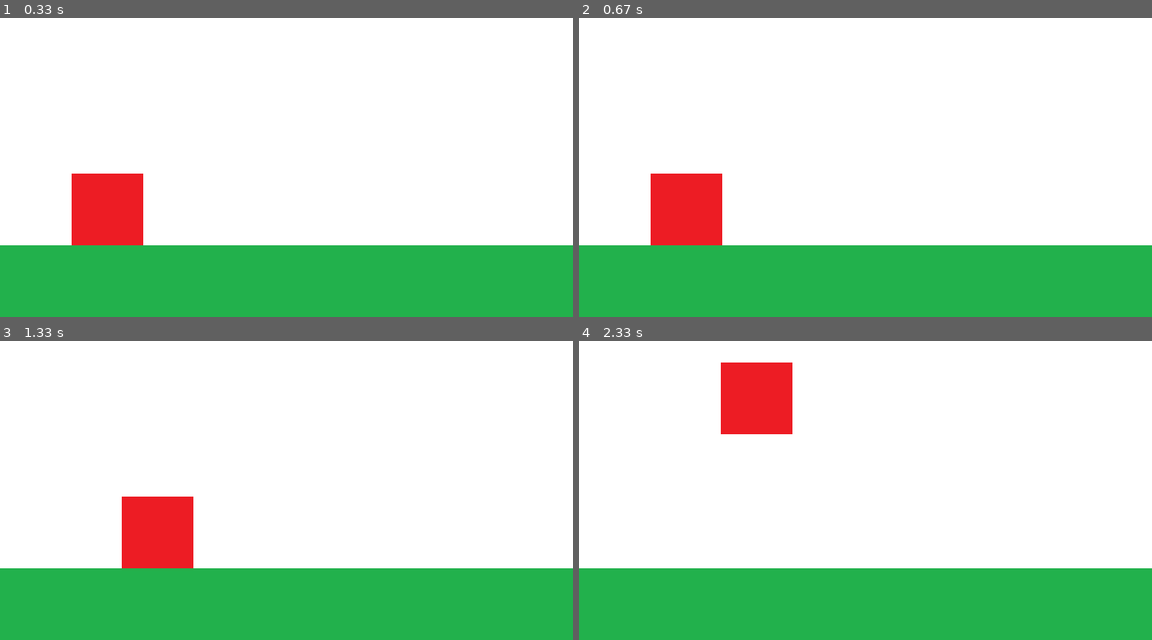
Above: before the commit, frames 1-4 (two rows, left to right).
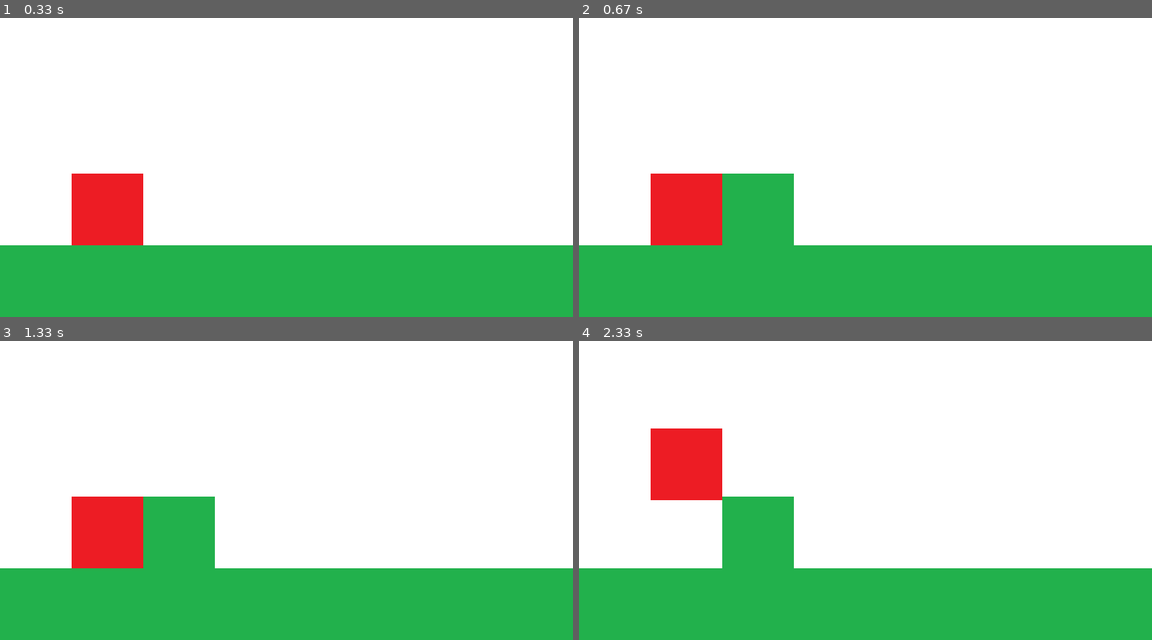
Above: after the commit, the same moments.

Repository: qwatro2/yandex_pygame_project
Game: pygame game, started from main.py
The game is run twice, just before and just after one commit, with the same random seed, the same clock (stepped at 60 frames per second) and the same inputs.
Inputs (mouse positions are in pixels of both pictures, inside the frame that each line leads up to):
- Up to frame 1 (0.33 s): no input
- Up to frame 2 (0.67 s): click (865, 101) at 0.38 s
- Up to frame 3 (1.33 s): click (263, 445) at 0.72 s; hold Right from 1 s (still down)
- Up to frame 4 (2.33 s): release Right at 1.47 s; hold Up 1.5-1.97 s

Frame 1 is identical in both runs. In frame 2, 3.0% of the frame differs, in the area x 25-38%, y 52-77%; in frame 3, 5.1%; in frame 4, 9.0%, in the area x 12-38%, y 7-77%.

Commit message:
теперь блоки ставятся

Diff:
--- a/constants.py
+++ b/constants.py
@@ -12,4 +12,4 @@
 # физика
 GRAVITY = 0.35
 MOVE_SPEED = 7
-JUMP_POWER = 12
+JUMP_POWER = 8
--- a/main.py
+++ b/main.py
@@ -75,14 +75,15 @@
 
                         else:
 
-                            new_block_x = player.get_rect().right + constants.TILE_WIDTH
+                            new_block_x = player.get_rect().right
 
                         new_block_y = player.get_rect().top
 
-                        new_block = classes.BaseBlock(new_block_x * constants.TILE_WIDTH,
-                                                      new_block_y * constants.TILE_HEIGHT)
+                        new_block = classes.BaseBlock(new_block_x,
+                                                      new_block_y)
 
                         if pygame.sprite.spritecollideany(new_block, tile_group):
+                            print(1)
                             new_block.kill()
                         else:
                             tile_group.add(new_block)
